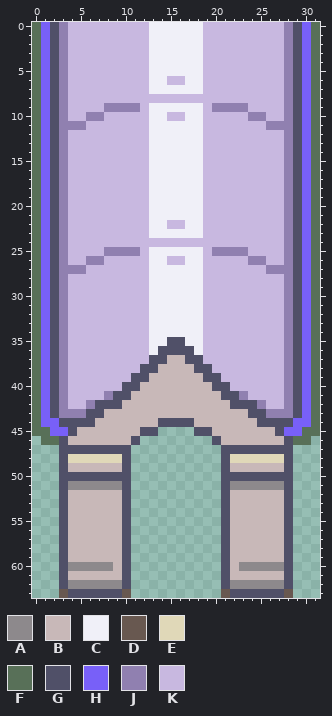
Two states of a pixel-art sprite, Assets/Art/Buildings/footwalk-export.png. The picture above is the old version.
The file is 32x64 pixels. Colours within 5 levels of each other are drawn and written as one.
Palette (. is transparent): A #8d898c  B #c8b8b8  C #f0f0f8  D #685850  E #e0d8b8  F #587058  G #505068  H #7860f8  J #9080b0  K #c8b8e0
Pixels before, first column x 0:
 0 FHGJKKKKKKKKKCCCCCCKKKKKKKKKJGHF
 1 FHGJKKKKKKKKKCCCCCCKKKKKKKKKJGHF
 2 FHGJKKKKKKKKKCCCCCCKKKKKKKKKJGHF
 3 FHGJKKKKKKKKKCCCCCCKKKKKKKKKJGHF
 4 FHGJKKKKKKKKKCCCCCCKKKKKKKKKJGHF
 5 FHGJKKKKKKKKKCCCCCCKKKKKKKKKJGHF
 6 FHGJKKKKKKKKKCCKKCCKKKKKKKKKJGHF
 7 FHGJKKKKKKKKKCCCCCCKKKKKKKKKJGHF
 8 FHGJKKKKKKKKKKKKKKKKKKKKKKKKJGHF
 9 FHGJKKKKJJJJKCCCCCCKJJJJKKKKJGHF
10 FHGJKKJJKKKKKCCKKCCKKKKKJJKKJGHF
11 FHGJJJKKKKKKKCCCCCCKKKKKKKJJJGHF
12 FHGJKKKKKKKKKCCCCCCKKKKKKKKKJGHF
13 FHGJKKKKKKKKKCCCCCCKKKKKKKKKJGHF
14 FHGJKKKKKKKKKCCCCCCKKKKKKKKKJGHF
15 FHGJKKKKKKKKKCCCCCCKKKKKKKKKJGHF
16 FHGJKKKKKKKKKCCCCCCKKKKKKKKKJGHF
17 FHGJKKKKKKKKKCCCCCCKKKKKKKKKJGHF
18 FHGJKKKKKKKKKCCCCCCKKKKKKKKKJGHF
19 FHGJKKKKKKKKKCCCCCCKKKKKKKKKJGHF
20 FHGJKKKKKKKKKCCCCCCKKKKKKKKKJGHF
21 FHGJKKKKKKKKKCCCCCCKKKKKKKKKJGHF
22 FHGJKKKKKKKKKCCKKCCKKKKKKKKKJGHF
23 FHGJKKKKKKKKKCCCCCCKKKKKKKKKJGHF
24 FHGJKKKKKKKKKKKKKKKKKKKKKKKKJGHF
25 FHGJKKKKJJJJKCCCCCCKJJJJKKKKJGHF
26 FHGJKKJJKKKKKCCKKCCKKKKKJJKKJGHF
27 FHGJJJKKKKKKKCCCCCCKKKKKKKJJJGHF
28 FHGJKKKKKKKKKCCCCCCKKKKKKKKKJGHF
29 FHGJKKKKKKKKKCCCCCCKKKKKKKKKJGHF
30 FHGJKKKKKKKKKCCCCCCKKKKKKKKKJGHF
31 FHGJKKKKKKKKKCCCCCCKKKKKKKKKJGHF
32 FHGJKKKKKKKKKCCCCCCKKKKKKKKKJGHF
33 FHGJKKKKKKKKKCCCCCCKKKKKKKKKJGHF
34 FHGJKKKKKKKKKCCCCCCKKKKKKKKKJGHF
35 FHGJKKKKKKKKKCCGGCCKKKKKKKKKJGHF
36 FHGJKKKKKKKKKCGGGGCKKKKKKKKKJGHF
37 FHGJKKKKKKKKKGGBBGGKKKKKKKKKJGHF
38 FHGJKKKKKKKKGGBBBBGGKKKKKKKKJGHF
39 FHGJKKKKKKKGGBBBBBBGGKKKKKKKJGHF
40 FHGJKKKKKKGGBBBBBBBBGGKKKKKKJGHF
41 FHGJKKKKJGGBBBBBBBBBBGGJKKKKJGHF
42 FHGJKKJGGGBBBBBBBBBBBBGGGJKKJGHF
43 FHGJJJGGBBBBBBBBBBBBBBBBGGJJJGHF
44 FHHGGGGBBBBBBBGGGGBBBBBBBGGGGHHF
45 FFHHGBBBBBBBGG....GGBBBBBBBGHHFF
46 .FFGBBBBBBBG........GBBBBBBBGFF.
47 ...GGGGGGGG..........GGGGGGGG...
48 ...GEEEEEEG..........GEEEEEEG...
49 ...GBBBBBBG..........GBBBBBBG...
50 ...GGGGGGGG..........GGGGGGGG...
51 ...GAAAAAAG..........GAAAAAAG...
52 ...GBBBBBBG..........GBBBBBBG...
53 ...GBBBBBBG..........GBBBBBBG...
54 ...GBBBBBBG..........GBBBBBBG...
55 ...GBBBBBBG..........GBBBBBBG...
56 ...GBBBBBBG..........GBBBBBBG...
57 ...GBBBBBBG..........GBBBBBBG...
58 ...GBBBBBBG..........GBBBBBBG...
59 ...GBBBBBBG..........GBBBBBBG...
60 ...GAAAAABG..........GBAAAAAG...
61 ...GBBBBBBG..........GBBBBBBG...
62 ...GAAAAAAG..........GAAAAAAG...
63 ...DGGGGGGD..........DGGGGGGD...
The same view after the edit:
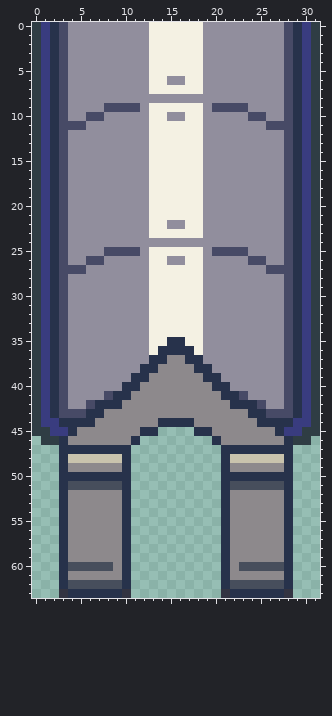
Difference:
colour A: #8d898c -> #474e5c
colour B: #c8b8b8 -> #8d898c
colour C: #f0f0f8 -> #f4f1e3
colour D: #685850 -> #333442
colour E: #e0d8b8 -> #c9c3ad
colour F: #587058 -> #2f3d44
colour G: #505068 -> #27324b
colour H: #7860f8 -> #393c7f
colour J: #9080b0 -> #474a66
colour K: #c8b8e0 -> #918e9d
